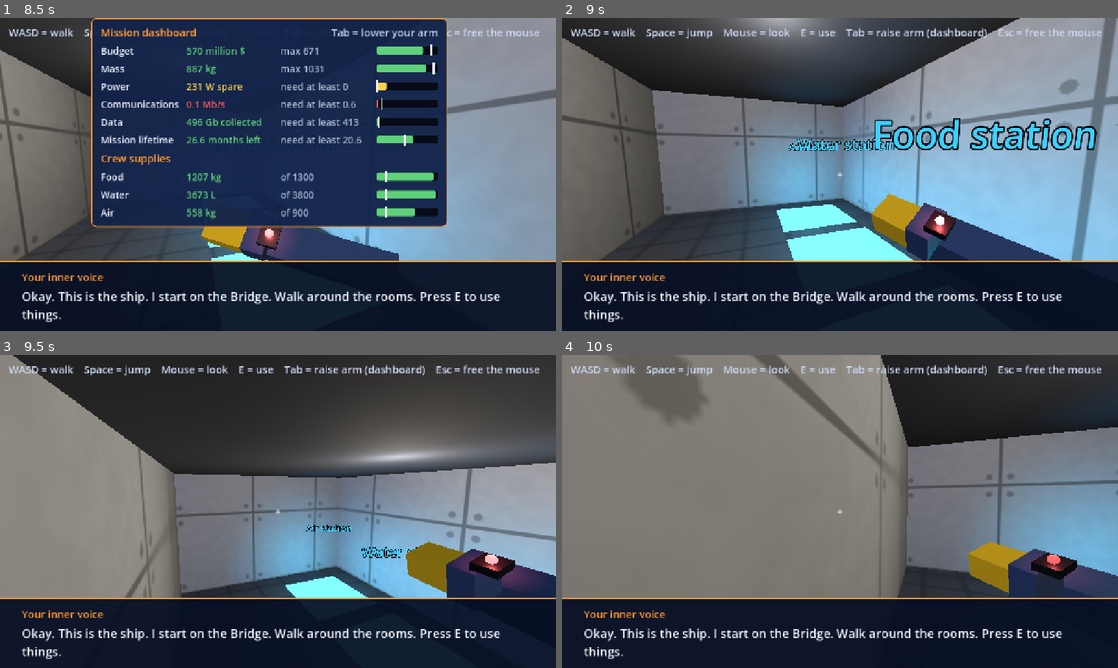
Above: before the commit, frames 1-4 (two rows, left to right).
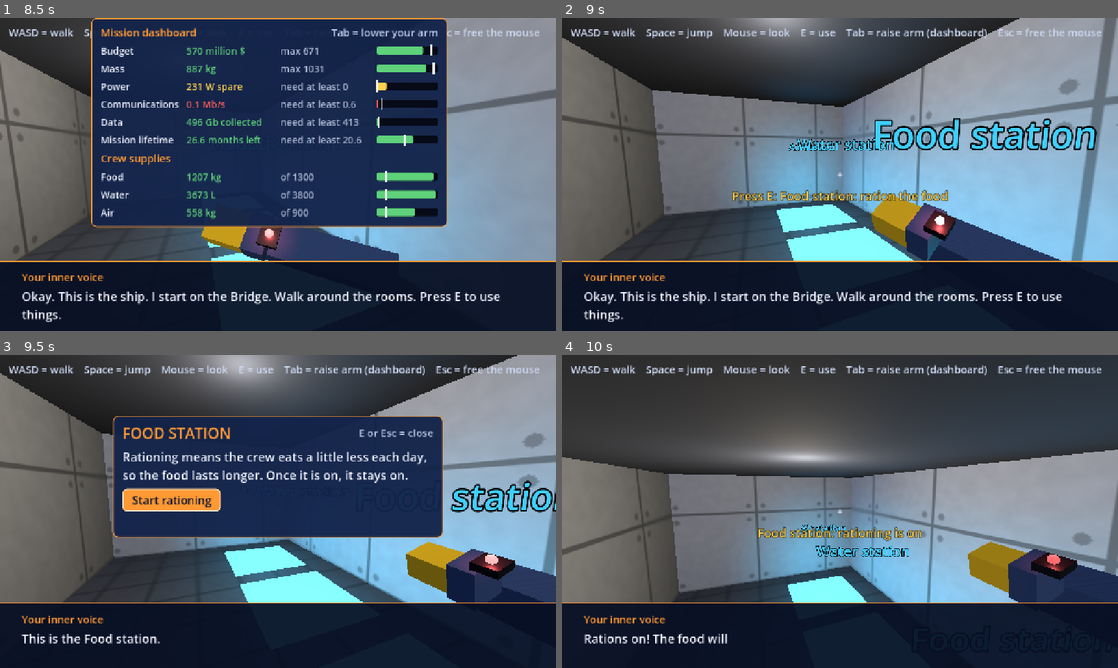
Above: after the commit, the same moments.

Repository: Kaleb-45/how-did-we-get-here
Game: Godot game, scene res://scenes/walk.tscn
The game is run twice, just before and just after one commit, with the same random seed, the same clock (stepped at 60 frames per second) and the same inputs. This scene is started directly instead of the project's main scene.
Inputs (mouse positions are in pixels of both pictures, inside the frame that each line leads up to):
- Up to frame 1 (8.5 s): tap E (interact) at 0.5, 1.35, 2, 2.3, 2.85, 4.55, 5, 5.85, 6.5, 6.8, 7.35 s; move the mouse to (272, 180) at 0.52 s; hold E (interact) 0.53-1.28 s; hold W (move_forward) 0.53-2.78 s; click (272, 180) at 0.67 s; tap Space (jump) at 0.77, 1.52, 3.02, 3.77, 4.52, 6.02, 6.77, 7.52 s; move the mouse to (316, 177) at 1.27 s; click (316, 177) at 1.42 s; move the mouse to (233, 171) at 2.02 s; hold Tab (toggle_dashboard) 2.03-2.78 s; click (233, 171) at 2.17 s; move the mouse to (283, 174) at 2.77 s; hold A (move_left) 2.78-3.53 s; click (283, 174) at 2.92 s; move the mouse to (255, 168) at 3.52 s; hold W (move_forward) 3.53-4.28 s; hold E (interact) 3.53-4.28 s; click (255, 168) at 3.67 s; tap Escape (ui_cancel) at 4.15 s; move the mouse to (400, 158) at 4.27 s; hold D (move_right) 4.28-5.03 s; tap Tab (toggle_dashboard) at 4.35 s; click (400, 158) at 4.42 s; move the mouse to (250, 174) at 5.02 s; hold W (move_forward) 5.03-5.78 s; hold E (interact) 5.03-5.78 s; click (250, 174) at 5.17 s; move the mouse to (289, 168) at 5.77 s; hold D (move_right) 5.78-6.53 s; click (289, 168) at 5.92 s; move the mouse to (272, 180) at 6.52 s; hold Tab (toggle_dashboard) 6.53-7.28 s; hold W (move_forward) from 6.53 s (still down); click (272, 180) at 6.67 s; move the mouse to (316, 177) at 7.27 s; click (316, 177) at 7.42 s; move the mouse to (233, 171) at 8.02 s; hold E (interact) from 8.03 s (still down); click (233, 171) at 8.17 s
- Up to frame 2 (9 s): move the mouse to (845, 174) at 8.77 s; release W (move_forward) at 8.78 s; release E (interact) at 8.78 s; hold A (move_left) from 8.78 s (still down); tap Tab (toggle_dashboard) at 8.85 s; click (845, 174) at 8.92 s
- Up to frame 3 (9.5 s): keep holding A (move_left); tap Space (jump) at 9.02 s; tap E (interact) at 9.05 s
- Up to frame 4 (10 s): release A (move_left) at 9.5 s; click (734, 498) at 9.5 s, where only the run after the commit has a clickable "Start rationing"

Frame 1 is identical in both runs. In frame 2, 0.8% of the frame differs, in the area x 30-70%, y 54-59%; in frame 3, 66%, in the area x 0-100%, y 0-98%; in frame 4, 60%.
Error in both runs: Invalid access to property or key 'camera' on a base object of type 'Dictionary'. (res://scripts/autoload/GameState.gd:368)

Commit message:
A13: Food station in Life Support, Press E opens a Start rationing button that slows the food drop
Co-Authored-By: Claude Opus 5.5 <noreply@anthropic.com>

Diff:
--- a/data/inner_voice.json
+++ b/data/inner_voice.json
@@ -164,6 +164,12 @@
     "storm_over_all_on": "Out of the shadow. The sun is back on the solar panels.",
     "panel_name": "Power panel",
     "panel_sign": "POWER"
+  },
+  "flight": {
+    "_readme": "What the inner voice says during Flight (Stage 3). The voice is never wrong. The levels do not change these lines yet.",
+    "ration_explain": "This is the Food station. If we ration, the crew eats a little less every day. They get hungry, but the food lasts longer. Smart. I think.",
+    "ration_on": "Rations on! The food will last longer now. Everyone is a little hungry, but everyone is alive.",
+    "ration_already": "We are already rationing. The food is lasting longer."
   },
   "reroute": {
     "_readme": "The words on the power panel (Reroute Power mini-game).",
--- a/data/story.json
+++ b/data/story.json
@@ -153,6 +153,25 @@
     },
     "of_word": "of"
   },
+  "flight": {
+    "_readme": "Words on the screen during Flight (Stage 3): the Life Support stations. prompts = the line shown near a station (after \"Press E:\"); the _done and _none lines show when there is nothing left to do. ration_panel = the Food station's little screen.",
+    "prompts": {
+      "food": "Food station: ration the food",
+      "food_done": "Food station: rationing is on",
+      "water": "Water station: fix the leak",
+      "water_none": "Water station: no leak",
+      "air": "Air station: swap the scrubber",
+      "air_done": "Air station: the scrubber is fresh"
+    },
+    "ration_panel": {
+      "title": "FOOD STATION",
+      "body": "Rationing means the crew eats a little less each day, so the food lasts longer. Once it is on, it stays on.",
+      "button": "Start rationing",
+      "close_hint": "E or Esc = close"
+    },
+    "scrubber_label": "SWAP THE SCRUBBER",
+    "leak_banner": "WATER LEAK! Go to the Water station in Life Support"
+  },
   "dashboard": {
     "title": "Mission dashboard",
     "hint_small": "Tab = bigger",
--- /dev/null
+++ b/scenes/station_panel.tscn
@@ -0,0 +1,53 @@
+[gd_scene load_steps=2 format=3]
+
+[ext_resource type="Script" path="res://scripts/station_panel.gd" id="1_panel"]
+
+[node name="StationPanel" type="PanelContainer"]
+custom_minimum_size = Vector2(760, 0)
+anchors_preset = 8
+anchor_left = 0.5
+anchor_top = 0.5
+anchor_right = 0.5
+anchor_bottom = 0.5
+offset_left = -380.0
+offset_top = -220.0
+offset_right = 380.0
+offset_bottom = 60.0
+grow_horizontal = 2
+grow_vertical = 1
+theme_type_variation = &"NavyPanel"
+script = ExtResource("1_panel")
+
+[node name="Column" type="VBoxContainer" parent="."]
+layout_mode = 2
+theme_override_constants/separation = 12
+
+[node name="TopRow" type="HBoxContainer" parent="Column"]
+layout_mode = 2
+
+[node name="Title" type="Label" parent="Column/TopRow"]
+unique_name_in_owner = true
+layout_mode = 2
+size_flags_horizontal = 3
+theme_type_variation = &"HeadingText"
+text = "STATION"
+
+[node name="CloseHint" type="Label" parent="Column/TopRow"]
+unique_name_in_owner = true
+layout_mode = 2
+size_flags_vertical = 4
+theme_type_variation = &"SmallText"
+text = "E or Esc = close"
+
+[node name="Body" type="Label" parent="Column"]
+unique_name_in_owner = true
+layout_mode = 2
+theme_type_variation = &"BodyText"
+text = "What this station does."
+autowrap_mode = 3
+
+[node name="ActionButton" type="Button" parent="Column"]
+unique_name_in_owner = true
+layout_mode = 2
+size_flags_horizontal = 0
+text = "Do it"
--- /dev/null
+++ b/scripts/life_support.gd
@@ -0,0 +1,93 @@
+# life_support.gd
+# The three stations in the Life Support room: Food, Water and Air.
+# walk.gd makes one of these and asks it three things:
+#   prompt_for(part_id)    the "Press E: ..." line for a station
+#   use_station(part_id)   the player pressed E at a station
+#   handle_input(event)    a key press while a station screen is open
+# The numbers are in data/supplies.json. The words are in story.json (flight)
+# and inner_voice.json (flight).
+extends Node
+
+const PANEL_SCENE = preload("res://scenes/station_panel.tscn")
+
+var walk: Node3D                 # the walk scene (it has say(), player and the HUD)
+var panel: PanelContainer        # the Food station's screen
+var words: Dictionary            # story.json "flight"
+var lines: Dictionary            # inner_voice.json "flight"
+
+
+func setup(walk_scene: Node3D, hud: CanvasLayer, voice_bar: Control) -> void:
+	walk = walk_scene
+	words = Data.story["flight"]
+	lines = Data.voice["flight"]
+
+	panel = PANEL_SCENE.instantiate()
+	hud.add_child(panel)
+	hud.move_child(panel, voice_bar.get_index())   # under the voice bar, so it never hides the bar
+	panel.action_pressed.connect(_on_ration_pressed)
+
+
+# Is a station screen open? (walk.gd then leaves the keys to us.)
+func panel_open() -> bool:
+	return panel.visible
+
+
+# Something is going on at a station, so no "Press E" prompt.
+func is_busy() -> bool:
+	return panel.visible
+
+
+# E or Esc closes the open screen.
+func handle_input(event: InputEvent) -> void:
+	if event.is_action_pressed("interact") or event.is_action_pressed("ui_cancel"):
+		close_panel()
+		walk.get_viewport().set_input_as_handled()
+
+
+# The "Press E: ..." line near a station.
+func prompt_for(part_id: String) -> String:
+	var hint: String = Data.voice["walk"]["press_e_hint"]
+	var prompts: Dictionary = words["prompts"]
+	match part_id:
+		"station_food":
+			if GameState.rationing:
+				return prompts["food_done"]
+			return "%s: %s" % [hint, prompts["food"]]
+	return ""
+
+
+func use_station(part_id: String) -> void:
+	match part_id:
+		"station_food":
+			use_food()
+
+
+# --- Food: ration ---------------------------------------------------------------
+
+func use_food() -> void:
+	if GameState.rationing:
+		walk.say(lines["ration_already"])
+		return
+	var ration: Dictionary = words["ration_panel"]
+	panel.open(ration["title"], ration["body"], ration["button"], ration["close_hint"])
+	freeze_player(true)
+	walk.say(lines["ration_explain"])
+
+
+func _on_ration_pressed() -> void:
+	GameState.rationing = true
+	walk.say(lines["ration_on"])
+	close_panel()
+
+
+func close_panel() -> void:
+	panel.close()
+	freeze_player(false)
+
+
+# While a screen is open the player stands still, with a free mouse
+# (the same way the Reroute Power panel works).
+func freeze_player(frozen: bool) -> void:
+	Input.mouse_mode = Input.MOUSE_MODE_VISIBLE if frozen else Input.MOUSE_MODE_CAPTURED
+	walk.player.set_physics_process(not frozen)
+	walk.player.set_process_unhandled_input(not frozen)
--- a/scripts/ship.gd
+++ b/scripts/ship.gd
@@ -19,6 +19,10 @@
 # { "bridge": Rect2(...), ... }  (Rect2 position = (x0, z0), size = (width, depth))
 var room_rects: Dictionary = {}
 
+# The reach zones at the Life Support stations: { "food": Area3D, "water": ..., "air": ... }
+# walk.gd listens to them (part_id "station_food" and so on).
+var station_zones: Dictionary = {}
+
 
 func build() -> void:
 	ship = Data.game_data["ship"]
@@ -39,6 +43,12 @@
 	for room_id in Data.story["ship"]["future_stations"]:
 		var spot: Array = markers[room_id]
 		add_station_marker(Vector3(spot[0], 0, spot[1]), Data.story["ship"]["future_stations"][room_id])
+
+	# The three Life Support stations also get a reach zone, so "Press E" works there.
+	for marker_id in markers:
+		if marker_id.begins_with("life_support_"):
+			var spot: Array = markers[marker_id]
+			add_station_zone(marker_id.trim_prefix("life_support_"), Vector3(spot[0], 0, spot[1]))
 
 
 # One room: floor, ceiling, and four walls. The wall on the `door` side
@@ -201,6 +211,24 @@
 	add_child(label)
 
 
+# An invisible box around a station marker: the marker's size plus reach_distance.
+# Standing inside it means "you are at the station".
+func add_station_zone(station_id: String, spot: Vector3) -> void:
+	var reach: float = Data.game_data["walk"]["reach_distance"]
+	var height_of_zone := 4.0
+	var box := BoxShape3D.new()
+	box.size = Vector3(ship["marker_size"] + reach, height_of_zone, ship["marker_size"] + reach)
+	var shape := CollisionShape3D.new()
+	shape.shape = box
+
+	var zone := Area3D.new()
+	zone.add_child(shape)
+	zone.set_meta("part_id", "station_" + station_id)   # walk.gd checks this name
+	zone.position = spot + Vector3(0, height_of_zone / 2.0, 0)
+	add_child(zone)
+	station_zones[station_id] = zone
+
+
 # Text in the 3D world. letter_size = how tall the letters are, in meters.
 func make_text(text: String, letter_size: float, color: Color) -> Label3D:
 	var label := Label3D.new()
--- /dev/null
+++ b/scripts/station_panel.gd
@@ -0,0 +1,39 @@
+# station_panel.gd
+# A small 2D panel for a Life Support station that needs a choice
+# (for now: the Food station's "Start rationing" button).
+# It has a title, a few words, and ONE button. All the words are given to
+# open() by life_support.gd, which reads them from data/story.json.
+extends PanelContainer
+
+# Sent when the player clicks the button.
+signal action_pressed
+
+@onready var title: Label = %Title
+@onready var close_hint: Label = %CloseHint
+@onready var body: Label = %Body
+@onready var action_button: Button = %ActionButton
+
+
+func _ready() -> void:
+	action_button.pressed.connect(_on_action_pressed)
+	visible = false
+
+
+func open(title_text: String, body_text: String, button_text: String, close_text: String) -> void:
+	title.text = title_text
+	title.add_theme_color_override("font_color", get_theme_color("font_color", &"AccentText"))
+	body.text = body_text
+	action_button.text = button_text
+	close_hint.text = close_text
+	action_button.disabled = false
+	visible = true
+	action_button.grab_focus()
+
+
+func close() -> void:
+	visible = false
+
+
+func _on_action_pressed() -> void:
+	action_button.disabled = true   # one click only
+	action_pressed.emit()
--- a/scripts/walk.gd
+++ b/scripts/walk.gd
@@ -22,6 +22,10 @@
 @onready var dashboard: PanelContainer = %Dashboard
 @onready var wrist_panel: Control = %WristPanel   # holds the dashboard, above the wrist
 @onready var camera: Camera3D = $Player/Head/Camera
+@onready var hud: CanvasLayer = $HUD
+
+# The Life Support stations (food, water, air): see life_support.gd.
+var life_support: Node = preload("res://scripts/life_support.gd").new()
 
 var arm_is_up: bool = false
 
@@ -59,7 +63,9 @@
 
 	# Listen to every reach zone: "a body came in" / "a body went out".
 	# The power panel's zone works the same way as the spacecraft's.
-	for zone in spacecraft.reach_zones + [power_panel.reach_zone]:
+	life_support.setup(self, hud, inner_voice)
+	add_child(life_support)
+	for zone in spacecraft.reach_zones + [power_panel.reach_zone] + ship.station_zones.values():
 		zone.body_entered.connect(_on_zone_entered.bind(zone))
 		zone.body_exited.connect(_on_zone_exited.bind(zone))
 
@@ -350,8 +356,10 @@
 func update_prompt() -> void:
 	nearby_part = find_nearest_part()
 
-	if nearby_part == "" or reroute_panel.visible:
-		prompt_label.text = ""   # nothing nearby, or the switch panel is open
+	if nearby_part == "" or reroute_panel.visible or life_support.is_busy():
+		prompt_label.text = ""   # nothing nearby, or a panel is open
+	elif nearby_part.begins_with("station_"):
+		prompt_label.text = life_support.prompt_for(nearby_part)   # a Life Support station
 	elif nearby_part == "power_panel":
 		# For example:  Press E: Power panel
 		prompt_label.text = "%s: %s" % [Data.voice["walk"]["press_e_hint"], Data.voice["walk"]["panel_name"]]
@@ -377,6 +385,11 @@
 
 
 func _unhandled_input(event: InputEvent) -> void:
+	# While a Life Support screen is open, E or Esc closes it (and nothing else).
+	if life_support.panel_open():
+		life_support.handle_input(event)
+		return
+
 	# While the switch panel is open, E or Esc closes it (and nothing else).
 	if reroute_panel.visible:
 		if event.is_action_pressed("interact") or event.is_action_pressed("ui_cancel"):
@@ -424,6 +437,11 @@
 
 # The player pressed E on a part.
 func use_part(part_id: String) -> void:
+	# A Life Support station: life_support.gd does the work.
+	if part_id.begins_with("station_"):
+		life_support.use_station(part_id)
+		return
+
 	# The power panel on the wall: open its switch screen.
 	if part_id == "power_panel":
 		open_reroute_panel()
